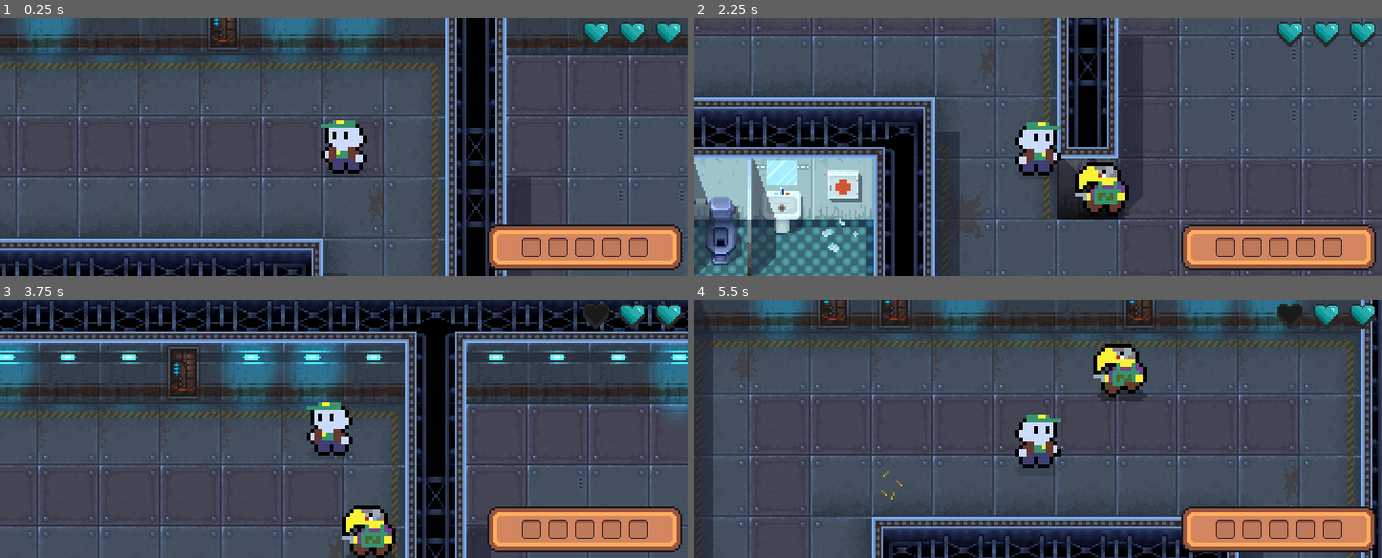
Above: before the commit, frames 1-4 (two rows, left to right).
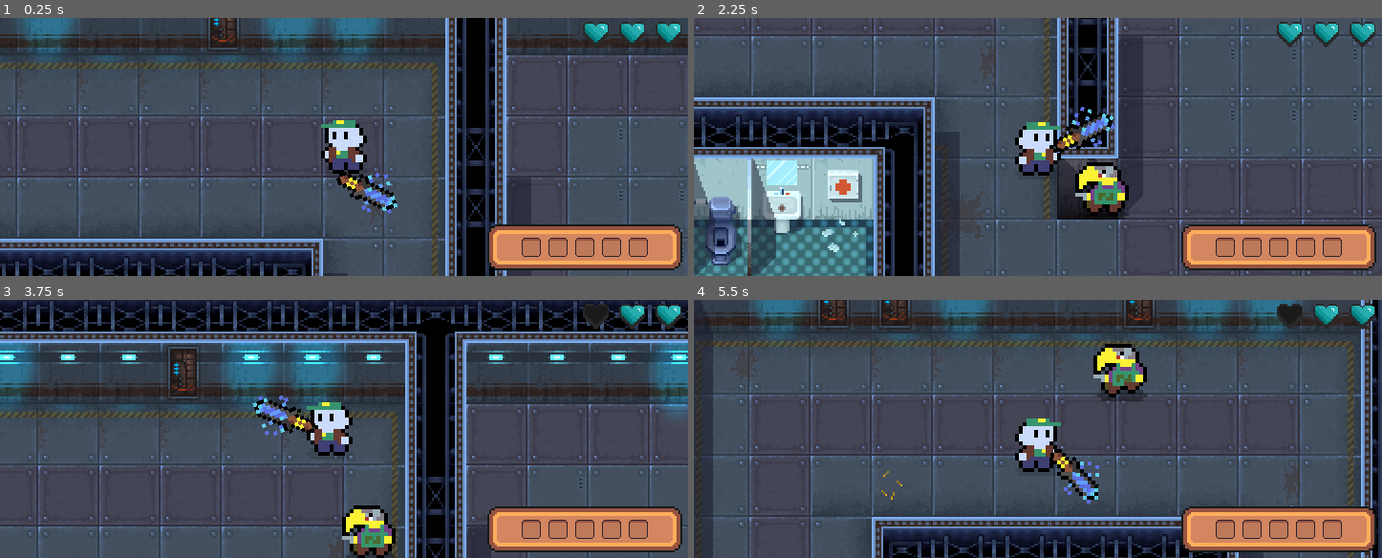
Above: after the commit, the same moments.

Repository: javier-rivera8/GameJam
Game: Godot game, scene res://scenes/world.tscn
Two runs of this game, one before a commit and one after it. Both use one fixed random seed, a clock stepped at 60 frames per second and the inputs below. This scene is started directly instead of the project's main scene.
Inputs:
- Up to frame 1 (0.25 s): no input
- Up to frame 2 (2.25 s): tap Enter at 0.5 s; hold Right (ui_right) 0.53-1.28 s; tap Space (attack) at 0.6, 2.1 s; hold Down (ui_down) 1.28-2.03 s; tap E (toggle_mirror) at 1.35 s; hold Right (ui_right) from 2.03 s (still down)
- Up to frame 3 (3.75 s): release Right (ui_right) at 2.78 s; hold Up (ui_up) 2.78-3.53 s; tap E (toggle_mirror) at 2.85 s; hold Left (ui_left) from 3.53 s (still down); tap Space (attack) at 3.6 s
- Up to frame 4 (5.5 s): tap E (toggle_mirror) at 4.35 s; release Left (ui_left) at 5.03 s; hold Down (ui_down) from 5.03 s (still down); tap Space (attack) at 5.1 s

The runs differ from the first frame. In frame 1, 0.6% of the frame differs, in the area x 48-58%, y 59-76%; in frame 2, 0.6%; in frame 3, 0.7%; in frame 4, 1.2%, in the area x 46-59%, y 44-79%.

Commit message:
Fixed Z index issue

Diff:
--- a/player/player.tscn
+++ b/player/player.tscn
@@ -56,18 +56,6 @@
 "update": 0,
 "values": [Vector2(0, 8)]
 }
-tracks/4/type = "value"
-tracks/4/imported = false
-tracks/4/enabled = true
-tracks/4/path = NodePath("Weapon:z_index")
-tracks/4/interp = 1
-tracks/4/loop_wrap = true
-tracks/4/keys = {
-"times": PackedFloat32Array(0),
-"transitions": PackedFloat32Array(1),
-"update": 1,
-"values": [-1]
-}
 
 [sub_resource type="Animation" id="Animation_rbacy"]
 resource_name = "walkLeft"
@@ -129,7 +117,7 @@
 
 [sub_resource type="Animation" id="Animation_c5vor"]
 resource_name = "attackDown"
-length = 0.2
+length = 0.4
 tracks/0/type = "value"
 tracks/0/imported = false
 tracks/0/enabled = true
@@ -137,7 +125,7 @@
 tracks/0/interp = 1
 tracks/0/loop_wrap = true
 tracks/0/keys = {
-"times": PackedFloat32Array(0, 0.2),
+"times": PackedFloat32Array(0, 0.4),
 "transitions": PackedFloat32Array(1, 1),
 "update": 0,
 "values": [2.0944, 4.18879]
@@ -149,7 +137,7 @@
 tracks/1/interp = 1
 tracks/1/loop_wrap = true
 tracks/1/keys = {
-"times": PackedFloat32Array(0, 0.1, 0.2),
+"times": PackedFloat32Array(0, 0.2, 0.4),
 "transitions": PackedFloat32Array(1, 1, 1),
 "update": 0,
 "values": [Vector2(6, 3), Vector2(0, 6), Vector2(-6, 3)]
@@ -157,7 +145,7 @@
 
 [sub_resource type="Animation" id="Animation_1ilvr"]
 resource_name = "attackUp"
-length = 0.2
+length = 0.4
 tracks/0/type = "value"
 tracks/0/imported = false
 tracks/0/enabled = true
@@ -165,7 +153,7 @@
 tracks/0/interp = 1
 tracks/0/loop_wrap = true
 tracks/0/keys = {
-"times": PackedFloat32Array(0, 0.2),
+"times": PackedFloat32Array(0, 0.4),
 "transitions": PackedFloat32Array(1, 1),
 "update": 0,
 "values": [-1.0472, 1.0472]
@@ -177,27 +165,15 @@
 tracks/1/interp = 1
 tracks/1/loop_wrap = true
 tracks/1/keys = {
-"times": PackedFloat32Array(0, 0.1, 0.2),
+"times": PackedFloat32Array(0, 0.2, 0.4),
 "transitions": PackedFloat32Array(1, 1, 1),
 "update": 0,
 "values": [Vector2(-6, -4), Vector2(0, -7), Vector2(6, -4)]
-}
-tracks/2/type = "value"
-tracks/2/imported = false
-tracks/2/enabled = true
-tracks/2/path = NodePath("Weapon:z_index")
-tracks/2/interp = 1
-tracks/2/loop_wrap = true
-tracks/2/keys = {
-"times": PackedFloat32Array(0, 0.2),
-"transitions": PackedFloat32Array(1, 1),
-"update": 1,
-"values": [-1, -1]
 }
 
 [sub_resource type="Animation" id="Animation_hutl5"]
 resource_name = "attackRight"
-length = 0.2
+length = 0.4
 tracks/0/type = "value"
 tracks/0/imported = false
 tracks/0/enabled = true
@@ -205,7 +181,7 @@
 tracks/0/interp = 1
 tracks/0/loop_wrap = true
 tracks/0/keys = {
-"times": PackedFloat32Array(0, 0.1, 0.2),
+"times": PackedFloat32Array(0, 0.2, 0.4),
 "transitions": PackedFloat32Array(1, 1, 1),
 "update": 0,
 "values": [Vector2(5, -3), Vector2(6, 0), Vector2(5, 3)]
@@ -217,7 +193,7 @@
 tracks/1/interp = 1
 tracks/1/loop_wrap = true
 tracks/1/keys = {
-"times": PackedFloat32Array(0, 0.2),
+"times": PackedFloat32Array(0, 0.4),
 "transitions": PackedFloat32Array(1, 1),
 "update": 0,
 "values": [0.523599, 2.61799]
@@ -249,7 +225,7 @@
 
 [sub_resource type="Animation" id="Animation_mq1xn"]
 resource_name = "attackLeft"
-length = 0.2
+length = 0.4
 tracks/0/type = "value"
 tracks/0/imported = false
 tracks/0/enabled = true
@@ -257,7 +233,7 @@
 tracks/0/interp = 1
 tracks/0/loop_wrap = true
 tracks/0/keys = {
-"times": PackedFloat32Array(0, 0.2),
+"times": PackedFloat32Array(0, 0.4),
 "transitions": PackedFloat32Array(1, 1),
 "update": 0,
 "values": [5.75959, 3.66519]
@@ -269,22 +245,10 @@
 tracks/1/interp = 1
 tracks/1/loop_wrap = true
 tracks/1/keys = {
-"times": PackedFloat32Array(0, 0.1, 0.2),
+"times": PackedFloat32Array(0, 0.2, 0.4),
 "transitions": PackedFloat32Array(1, 1, 1),
 "update": 0,
 "values": [Vector2(-5, -2), Vector2(-6, 1), Vector2(-5, 4)]
-}
-tracks/2/type = "value"
-tracks/2/imported = false
-tracks/2/enabled = true
-tracks/2/path = NodePath("Weapon:z_index")
-tracks/2/interp = 1
-tracks/2/loop_wrap = true
-tracks/2/keys = {
-"times": PackedFloat32Array(0, 0.2),
-"transitions": PackedFloat32Array(1, 1),
-"update": 1,
-"values": [-1, -1]
 }
 
 [sub_resource type="AnimationLibrary" id="AnimationLibrary_ahvho"]
@@ -386,7 +350,6 @@
 [node name="hurtTimer" type="Timer" parent="."]
 
 [node name="Weapon" type="Node2D" parent="."]
-z_index = -1
 position = Vector2(0, 8)
 rotation = 2.0944
 
